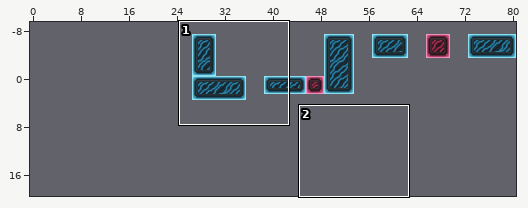
Two versions of a level (Tiled map (JSON), assets/maps/level04.json). The first picture is a wide view before the edit; the outline marks the close-up.
Close-up. Before the edit:
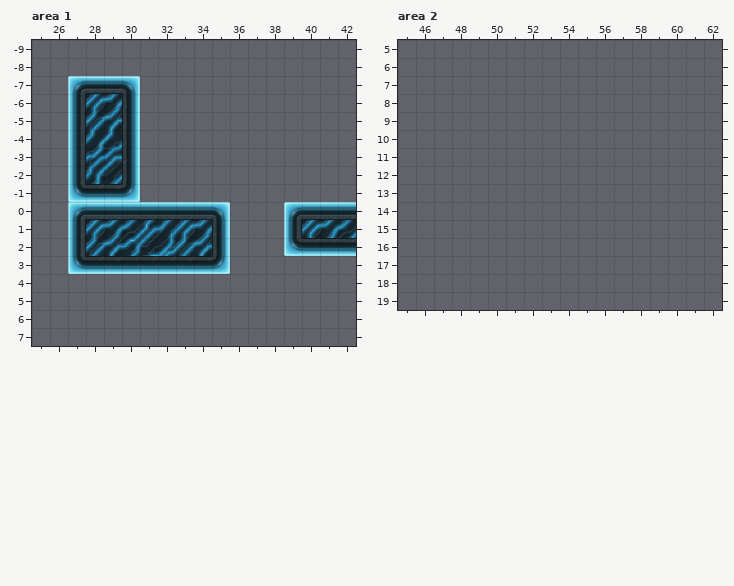
Cells are 32x32 px. Shown: area 1 x 25..42, y -9..7; area 2 x 45..62, y 5..19. The commit also changed other parts of the map, which this record leaves out. The old version is drawn lined up with the new one.
The result:
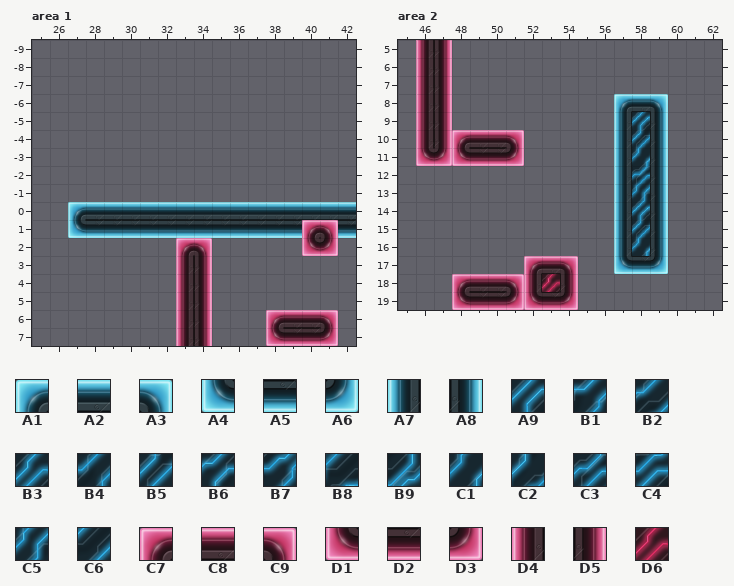
Key: from "texture32": A1 0, A2 1, A3 2, A4 3, A5 4, A6 5, A7 6, A8 7, A9 8, B1 9, B2 10, B3 11, B4 12, B5 13, B6 14, B7 15, B8 16, B9 17, C1 18, C2 19, C3 23, C4 24, C5 28, C6 29, C7 36, C8 37, C9 38, D1 39, D2 40, D3 41, D4 42, D5 43, D6 47.
__ is an empty cell.
Tiles replaced or removed in this view: A1, A2, A3, A4, A5, A6, A7, A8, A9, B1, B2, B3, B4, B5, B6, B7, B8, B9, C1, C2, C3, C4, C5, C6.
Change:
Changed rows in their new state; .. is an unchanged cell.
map size 75x20 -> 60x20 cells (old content now starts at 27,-16; both pictures use the new coordinates)
Layer "solid", area 1:
first column x 27:
-7 __ __ __ __ .. .. .. .. .. .. .. .. .. .. .. ..
-6 __ __ __ __ .. .. .. .. .. .. .. .. .. .. .. ..
-5 __ __ __ __ .. .. .. .. .. .. .. .. .. .. .. ..
-4 __ __ __ __ .. .. .. .. .. .. .. .. .. .. .. ..
-3 __ __ __ __ .. .. .. .. .. .. .. .. .. .. .. ..
-2 __ __ __ __ .. .. .. .. .. .. .. .. .. .. .. ..
-1 __ __ __ __ .. .. .. .. .. .. .. .. .. .. .. ..
 0 .. .. .. .. .. .. .. .. A2 A2 A2 A2 A2 .. .. ..
 1 A4 A5 A5 A5 A5 A5 A5 A5 A5 A5 A5 A5 A5 C7 C9 A5
 2 __ __ __ __ __ __ C7 C9 __ .. .. .. __ D1 D3 __
 3 __ __ __ __ __ __ D4 D5 __ .. .. .. .. .. .. ..
 4 .. .. .. .. .. .. D4 D5 .. .. .. .. .. .. .. ..
 5 .. .. .. .. .. .. D4 D5 .. .. .. .. .. .. .. ..
 6 .. .. .. .. .. .. D4 D5 .. .. .. C7 C8 C8 C9 ..
 7 .. .. .. .. .. .. D4 D5 .. .. .. D1 D2 D2 D3 ..
Layer "solid", area 2:
first column x 46:
 5 D4 D5 .. .. .. .. .. .. .. .. .. .. .. ..
 6 D4 D5 .. .. .. .. .. .. .. .. .. .. .. ..
 7 D4 D5 .. .. .. .. .. .. .. .. .. .. .. ..
 8 D4 D5 .. .. .. .. .. .. .. .. .. A1 A2 A3
 9 D4 D5 .. .. .. .. .. .. .. .. .. A7 A9 A8
10 D4 D5 C7 C8 C8 C9 .. .. .. .. .. A7 B5 A8
11 D1 D3 D1 D2 D2 D3 .. .. .. .. .. A7 C1 A8
12 .. .. .. .. .. .. .. .. .. .. .. A7 C3 A8
13 .. .. .. .. .. .. .. .. .. .. .. A7 C5 A8
14 .. .. .. .. .. .. .. .. .. .. .. A7 A9 A8
15 .. .. .. .. .. .. .. .. .. .. .. A7 B5 A8
16 .. .. .. .. .. .. .. .. .. .. .. A7 C1 A8
17 .. .. .. .. .. .. C7 C8 C9 .. .. A4 A5 A6
18 .. .. C7 C8 C8 C9 D4 D6 D5 .. .. .. .. ..
19 .. .. D1 D2 D2 D3 D1 D2 D3 .. .. .. .. ..
Changed places in both close-ups, as pixel boxes (x1, y1, x2, y2):
removed: (68, 76, 140, 202)
changed: (68, 202, 356, 346)
added: (416, 40, 524, 166)
added: (614, 94, 668, 274)
added: (452, 256, 578, 310)
